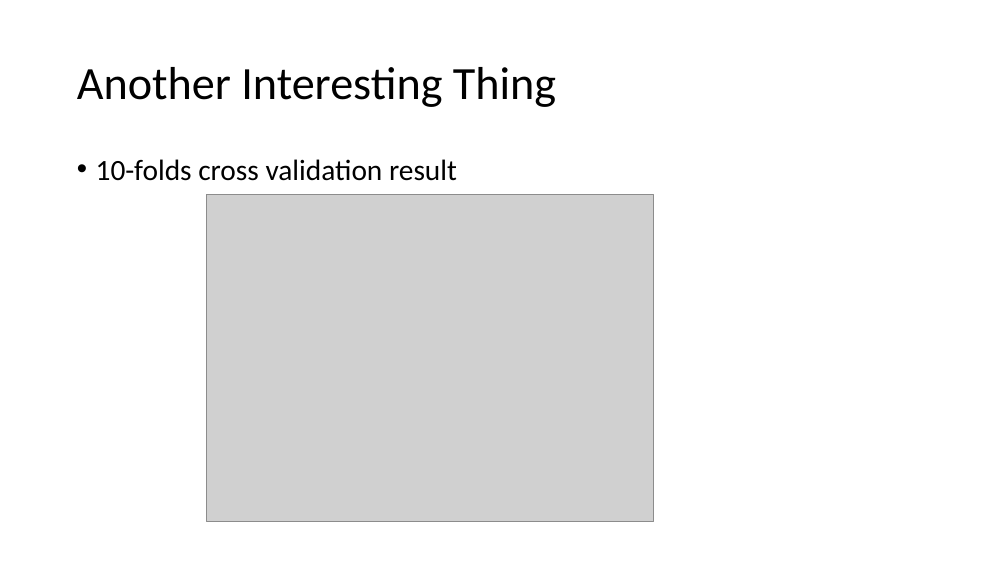
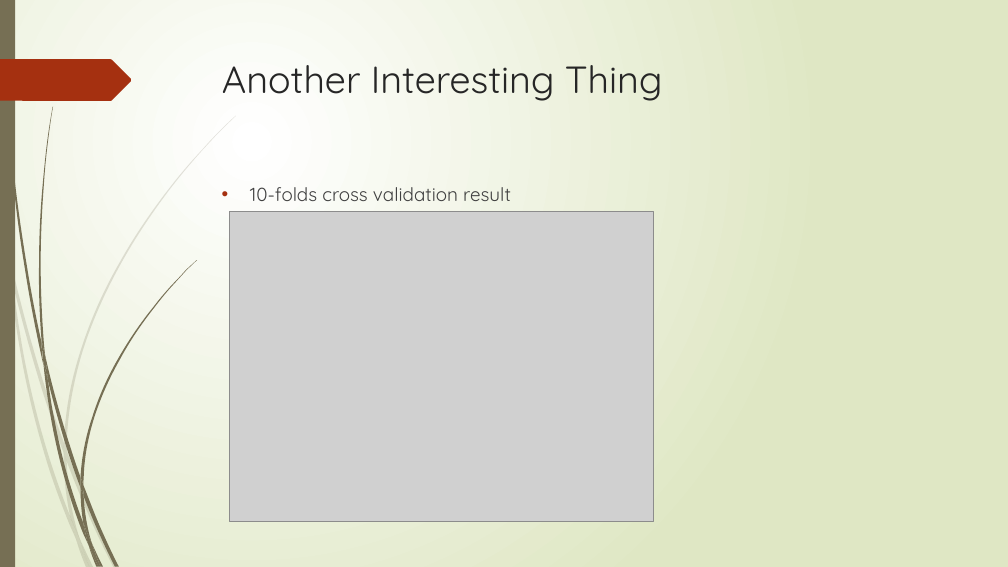
Before and after one commit to arifyali/50-percent-Chance-of-Awesome, a slide deck: slide 15 of Combined Slidedeck.pptx. Drawn at 1008x567 pixels with LibreOffice and Linux fonts; fonts in the diff are those of the drawing; grey boxes stand for pictures. Boxes give left, top, right and bottom in pixels: in the first picture for what was removed or moved away, otherwise in the second. Text is boxed around its words. In the diff, an @@ line names an element or a change of style, - is before the commit and + after.

```diff
--- a/Combined Slidedeck.pptx
+++ b/Combined Slidedeck.pptx
@@ background #FFFFFF to gradient #FFFFFF to #DFE8C4 @@
@@ rectangle added at box(0, 0, 15, 567), fill #766F54 @@
@@ freeform shape added at box(0, 59, 132, 101), fill #A53010 @@
@@ title "Another Interesting Thing": place and size @@
-title "Another Interesting Thing" at box(77, 67, 556, 107)
+title "Another Interesting Thing" at box(222, 65, 663, 101)
@@ title "Another Interesting Thing" at box(222, 65, 663, 101): size 44 to 36 pt, font Calibri to Quicksand, text colour #000000 to #262626; line spacing 0.9 to 1; vertical alignment middle to top @@
@@ text "10-folds cross validation result": place and size @@
-text "10-folds cross validation result" at box(96, 159, 457, 181)
+text "10-folds cross validation result" at box(250, 187, 511, 201)
@@ text "10-folds cross validation result" at box(250, 187, 511, 201): size 28 to 18 pt, font Calibri to Quicksand, text colour #000000 to #404040; indent changed; line spacing 0.9 to 1 @@
@@ picture: place and size @@
-picture at box(206, 194, 653, 522)
+picture at box(230, 212, 654, 523)
@@ group added at box(0, 116, 236, 567): 10 freeform shapes @@
@@ group added at box(2, 0, 197, 567): 12 freeform shapes @@
```
Also in this commit, not shown: 27 other slides changed, 8 other files.
